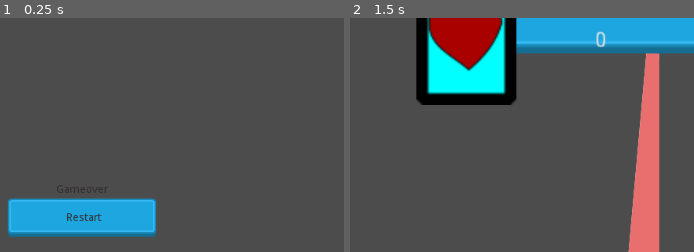
Above: before the commit, frames 1-2 (left to right).
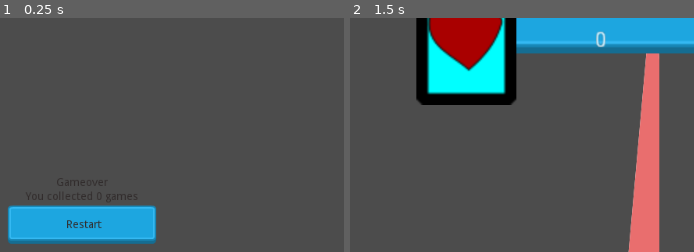
Above: after the commit, the same moments.

Repository: The-Godot-Jamers/LD42
Game: Godot game, scene res://scenes/gameover.tscn
The game is run twice, just before and just after one commit, with the same random seed, the same clock (stepped at 60 frames per second) and the same inputs. This scene is started directly instead of the project's main scene.
Inputs:
- Up to frame 1 (0.25 s): no input
- Up to frame 2 (1.5 s): click "Restart" at 0.5 s; tap Enter (ui_accept) at 1.25 s; hold Right (ui_right) from 1.28 s (still down)
The pictures show only the part of the screen within x 46-96%, y 9-59%; the shares and areas given below are measured in that part.

The runs differ from the first frame. In frame 1, 4.4% of the frame differs, in the area x 2-46%, y 68-97%; in frame 2, nothing differs.

Commit message:
end screen score

Diff:
--- a/scenes/game.tscn
+++ b/scenes/game.tscn
@@ -81,7 +81,7 @@
 anim_loop = false
 _sections_unfolded = [ "Emission Shape", "Gravity", "Spread" ]
 
-[node name="game" type="RigidBody2D" index="0" groups=[
+[node name="game" type="RigidBody2D" groups=[
 "balls",
 ]]
 
--- a/scenes/gameover.tscn
+++ b/scenes/gameover.tscn
@@ -1,10 +1,10 @@
 [gd_scene load_steps=4 format=2]
 
-[ext_resource path="res://scripts/startup.gd" type="Script" id=1]
+[ext_resource path="res://scripts/gameover.gd" type="Script" id=1]
 [ext_resource path="res://gfx/blue_button02.png" type="Texture" id=2]
 [ext_resource path="res://sfx/click1.wav" type="AudioStream" id=3]
 
-[node name="gameover" type="Node"]
+[node name="gameover" type="Node" index="0"]
 
 script = ExtResource( 1 )
 
@@ -29,9 +29,9 @@
 anchor_right = 0.0
 anchor_bottom = 0.0
 margin_left = 417.0
-margin_top = 266.0
+margin_top = 257.0
 margin_right = 607.0
-margin_bottom = 333.0
+margin_bottom = 342.0
 rect_pivot_offset = Vector2( 0, 0 )
 rect_clip_content = false
 mouse_filter = 1
@@ -40,7 +40,7 @@
 size_flags_vertical = 1
 alignment = 0
 
-[node name="Label2" type="Label" parent="CenterContainer/VBoxContainer" index="0"]
+[node name="Label3" type="Label" parent="CenterContainer/VBoxContainer" index="0"]
 
 modulate = Color( 0.195313, 0.17395, 0.17395, 1 )
 anchor_left = 0.0
@@ -63,15 +63,39 @@
 max_lines_visible = -1
 _sections_unfolded = [ "Visibility" ]
 
-[node name="TextureButton" type="TextureButton" parent="CenterContainer/VBoxContainer" index="1"]
+[node name="score" type="Label" parent="CenterContainer/VBoxContainer" index="1"]
 
+modulate = Color( 0.195313, 0.17395, 0.17395, 1 )
 anchor_left = 0.0
 anchor_top = 0.0
 anchor_right = 0.0
 anchor_bottom = 0.0
 margin_top = 18.0
 margin_right = 190.0
-margin_bottom = 67.0
+margin_bottom = 32.0
+rect_pivot_offset = Vector2( 0, 0 )
+rect_clip_content = false
+mouse_filter = 2
+mouse_default_cursor_shape = 0
+size_flags_horizontal = 1
+size_flags_vertical = 4
+text = "score"
+align = 1
+valign = 1
+percent_visible = 1.0
+lines_skipped = 0
+max_lines_visible = -1
+_sections_unfolded = [ "Visibility" ]
+
+[node name="TextureButton" type="TextureButton" parent="CenterContainer/VBoxContainer" index="2"]
+
+anchor_left = 0.0
+anchor_top = 0.0
+anchor_right = 0.0
+anchor_bottom = 0.0
+margin_top = 36.0
+margin_right = 190.0
+margin_bottom = 85.0
 rect_pivot_offset = Vector2( 0, 0 )
 rect_clip_content = false
 focus_mode = 2
--- a/scripts/game.gd
+++ b/scripts/game.gd
@@ -10,9 +10,9 @@
 
 func _physics_process(delta):
 	if position.y >= bottom:
+		$wompwomp.play()
 		Globals.GUI.hide()
 		get_tree().change_scene_to(load("res://scenes/gameover.tscn"))
-		$wompwomp.play()
 
 func _on_pickup_area_body_entered(body):
 	if not picked:
--- /dev/null
+++ b/scripts/gameover.gd
@@ -0,0 +1,4 @@
+extends "res://scripts/startup.gd"
+
+func _ready():
+	$CenterContainer/VBoxContainer/score.text = str("You collected ",str(Globals.score)," games")
